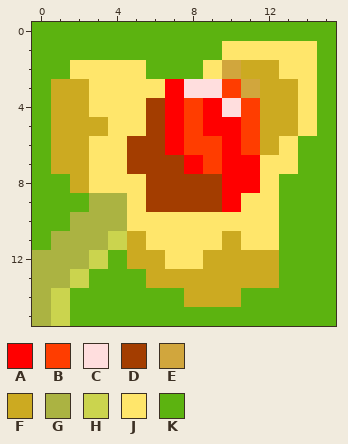
Pixel-art sprite -- family/static/bittersweet.png. Above: the version before the commit.
The file is 16x16 pixels.
Palette (. is transparent): A #ff0000  B #ff3d00  C #ffdede  D #a33d00  E #d1a63d  F #ccaa21  G #abb342  H #cbd44e  J #ffe66b  K #5cb310
After the commit:
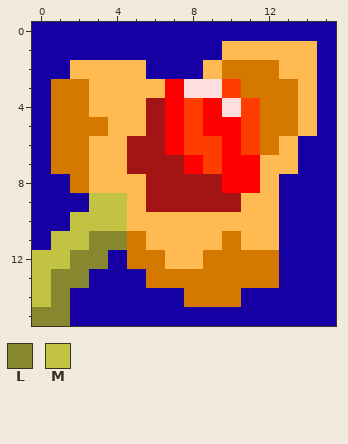
Colours new in this view: L #87872f  M #c2c243
From old to new:
Colour D changes from #a33d00 to #a31414.
Colour F changes from #ccaa21 to #d47800.
Colour J changes from #ffe66b to #ffba52.
Colour K changes from #5cb310 to #1600a3.
Colour A becomes colour D in row 9 at x 10.
Colour E becomes colour F in row 2 at x 10; in row 3 at x 11.
Colour G becomes colour L in row 11 at x 3; in row 12 at x 2; in row 13 at x 1; in row 15 at x 0.
Colour H becomes colour L in row 11 at x 4; in row 12 at x 3; in row 13 at x 2; in rows 14 to 15 at x 1.
Colour G becomes colour M in row 9 at x 3 to 4; in row 10 at x 2 to 4; in row 11 at x 1 to 2; in row 12 at x 0 to 1; in rows 13 to 14 at x 0.
Where, in picture pixels (left, top, right, bottom), the same in both pictures:
changed: (32, 22, 336, 326)
